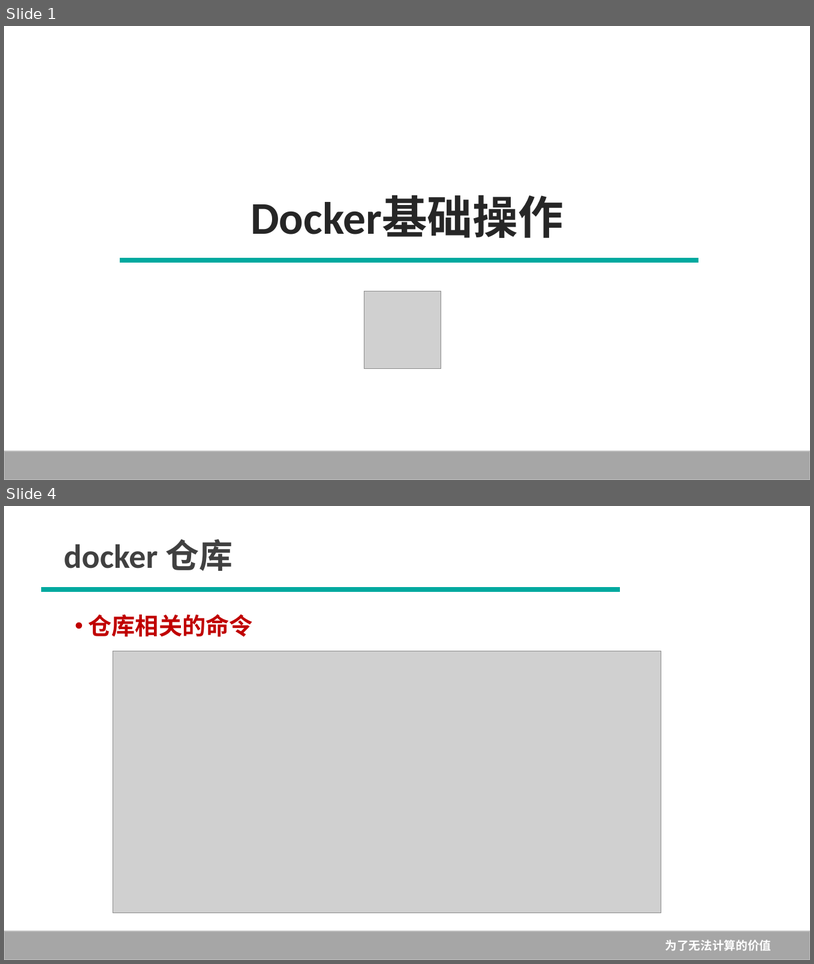
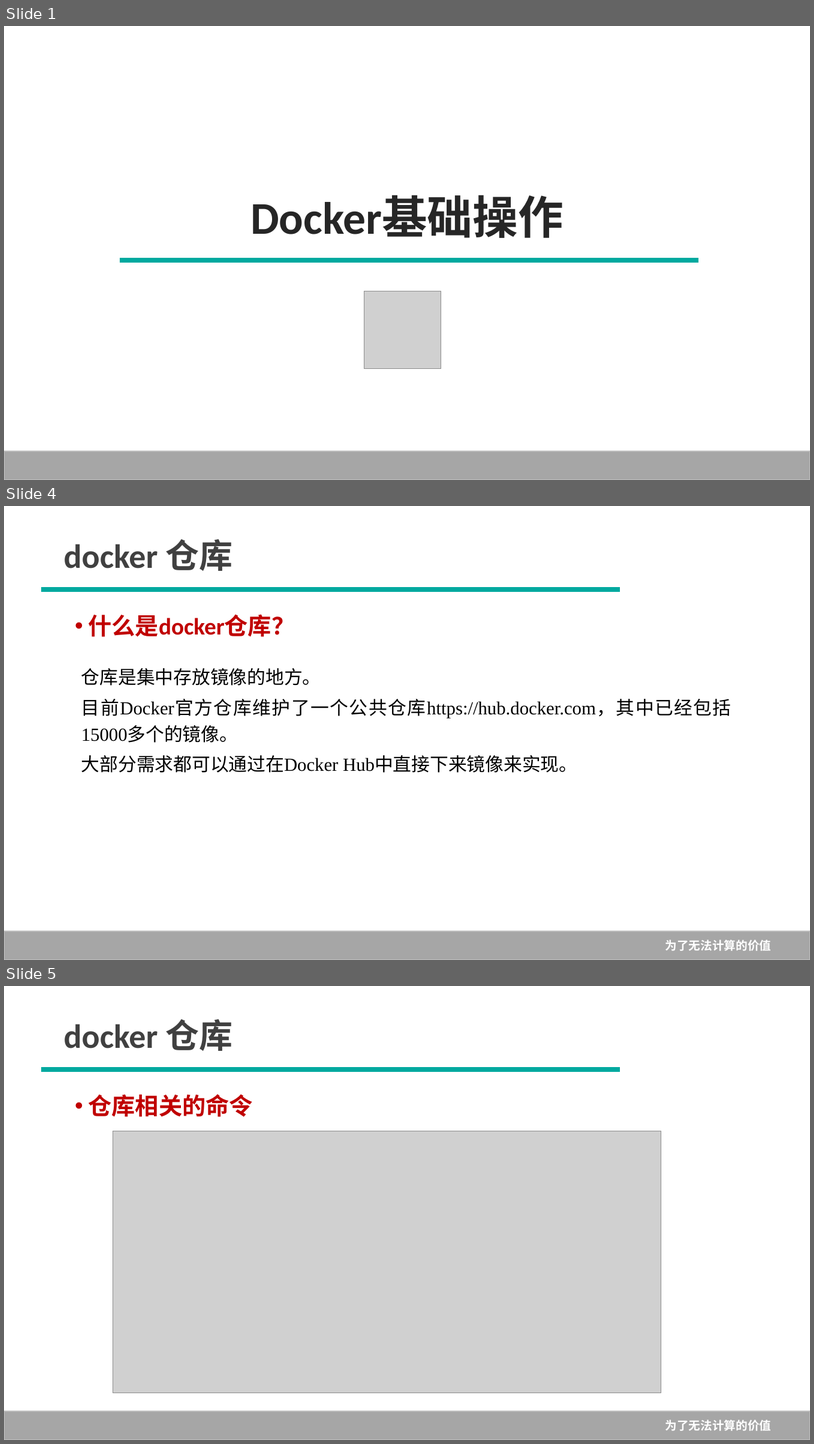
Before and after one commit to Rain-Ricky/TEST1, a slide deck: 3--Docker基础操作.pptx. Shown one above the other, each under a label of ours: slides 1 and 4 before the commit, slides 1, 4 and 5 after it; the slides between them are not shown. The pictures are 814x964 and 814x1444 pixels, drawn with LibreOffice and Linux fonts; fonts in the diff are those of the drawing; grey boxes stand for pictures; background and template pictures are left out. Boxes give left, top, right and bottom in pixels: in the first picture for what was removed or moved away, otherwise in the second. Text is boxed around its words. In the diff, an @@ line names an element or a change of style, - is before the commit and + after.

```diff
--- a/3--Docker基础操作.pptx
+++ b/3--Docker基础操作.pptx
@@ slide 4 added at (x1=4, y1=506, x2=810, y2=960), background #FFFFFF; not listed: 1 template element that a slide beside it also shows @@
@@ text added at (x1=64, y1=539, x2=233, y2=571), 40 pt, text #404040, bold @@
+docker 仓库
@@ line added from (42, 589) to (620, 589), #00A99F 5.75 pt @@
@@ text added at (x1=89, y1=614, x2=296, y2=637), 28 pt, text #C00000, bold @@
+• 什么是docker仓库？
@@ text added at (x1=81, y1=668, x2=732, y2=772), 22 pt, text #000000 @@
+仓库是集中存放镜像的地方。
+目前Docker官方仓库维护了一个公共仓库https://hub.docker.com，其中已经包括15000多个的镜像。
+大部分需求都可以通过在Docker Hub中直接下来镜像来实现。
@@ what was slide 4 is now slide 5 @@
```
Also in this commit, not shown: 2 slides changed, 1 other file.
